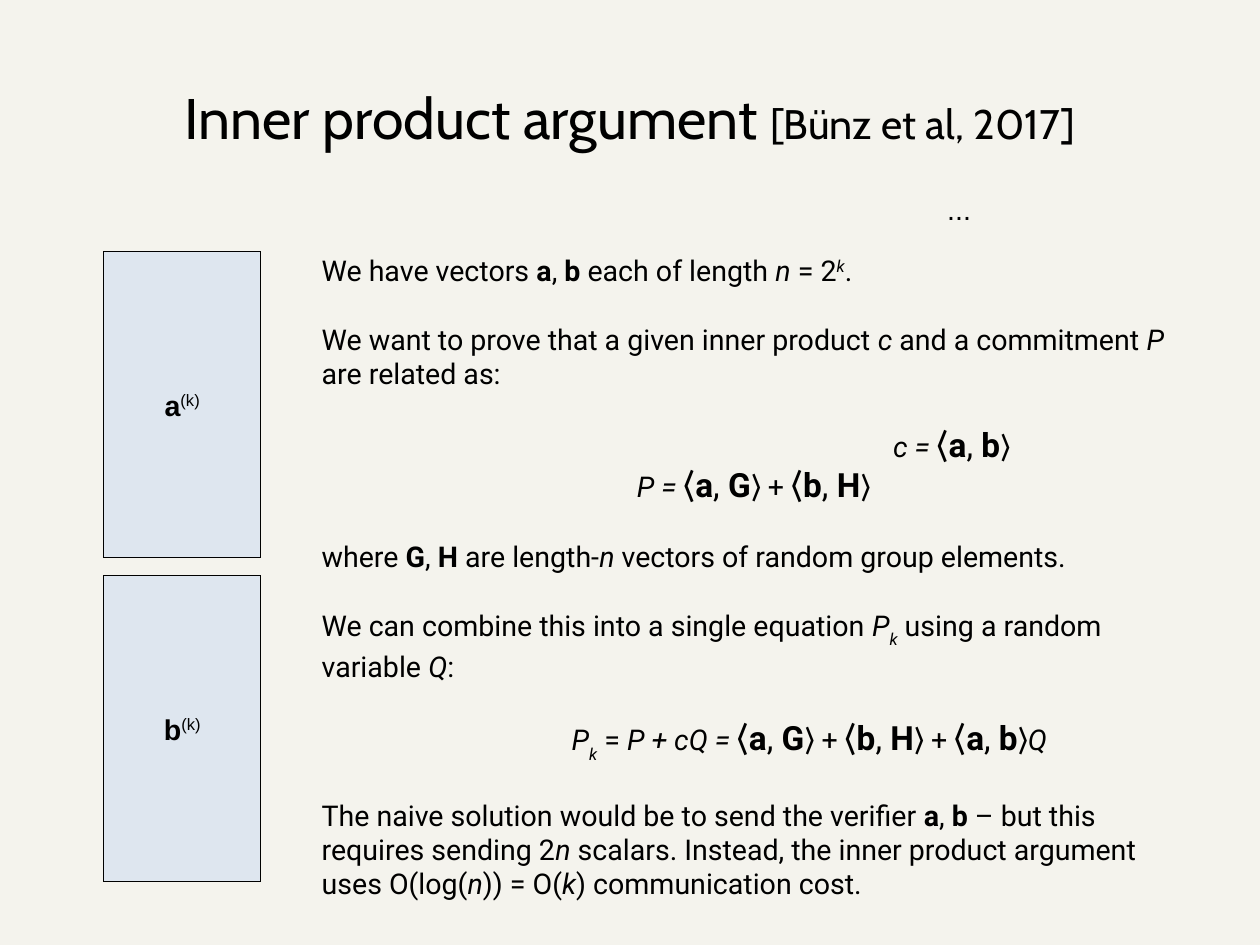
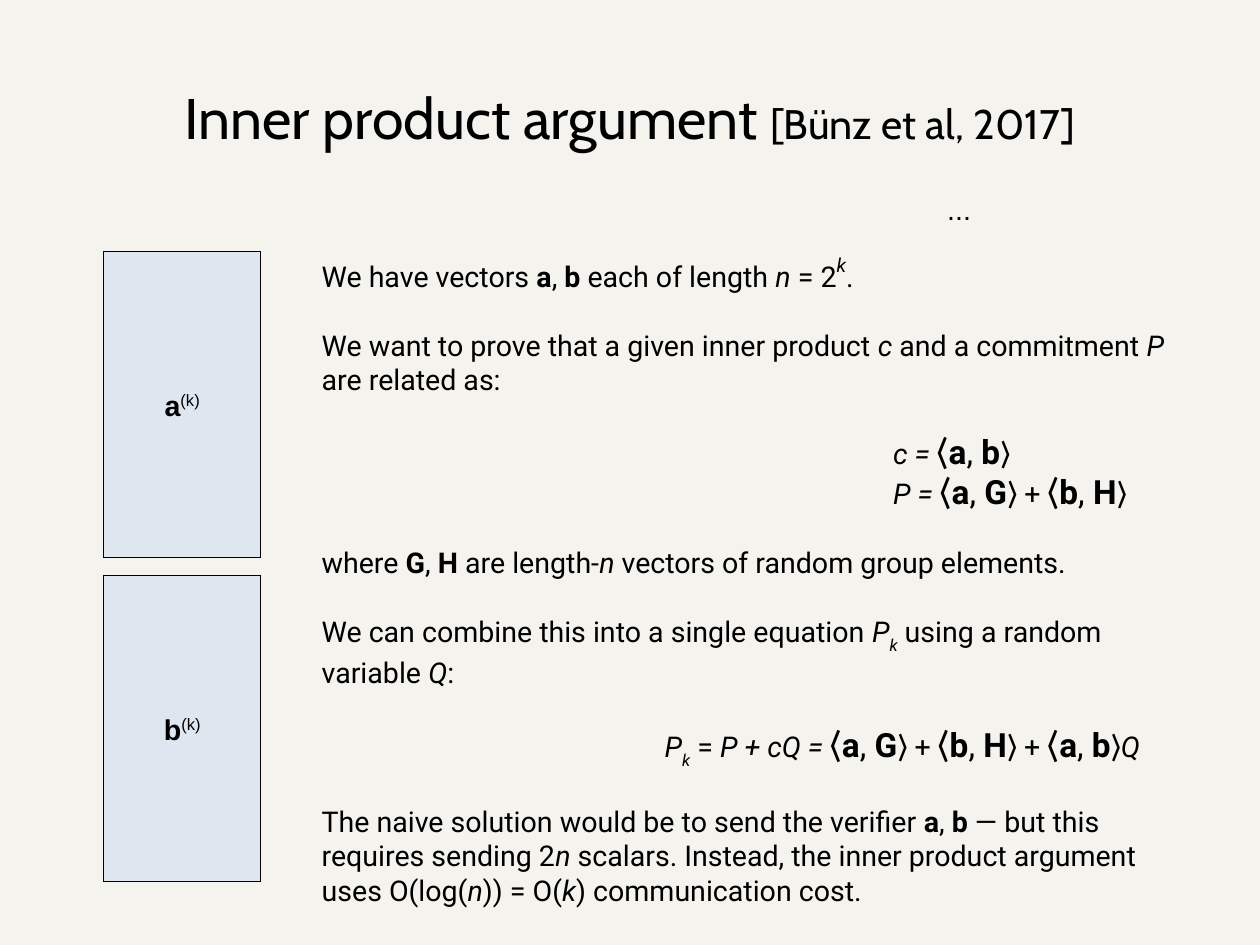
Before and after one commit to daira/halographs, a slide deck: slide 15 of deepdive.odp. Drawn at 1260x945 pixels with LibreOffice and Linux fonts; fonts in the diff are those of the drawing. Boxes give left, top, right and bottom in pixels: in the first picture for what was removed or moved away, otherwise in the second. Text is boxed around its words. In the diff, an @@ line names an element or a change of style, - is before the commit and + after.

Commit message:
More deep dive presentation updates (mostly formatting and diagrams).

```diff
--- a/deepdive.odp
+++ b/deepdive.odp
@@ text at [322,265,1117,509]: size 18 to 21 pt, now superscript in "2k."; alignment centre to left @@
@@ text at [322,810,1136,908]: text changed @@
-The naive solution would be to send the verifier a, b – but this requires sending 2n scalars. Instead, the inner product argument uses O(log(n)) = O(k) communication cost.
+The naive solution would be to send the verifier a, b — but this requires sending 2n scalars. Instead, the inner product argument uses O(log(n)) = O(k) communication cost.
```
Also in this commit, not shown: 26 other slides changed, 1 other file.
